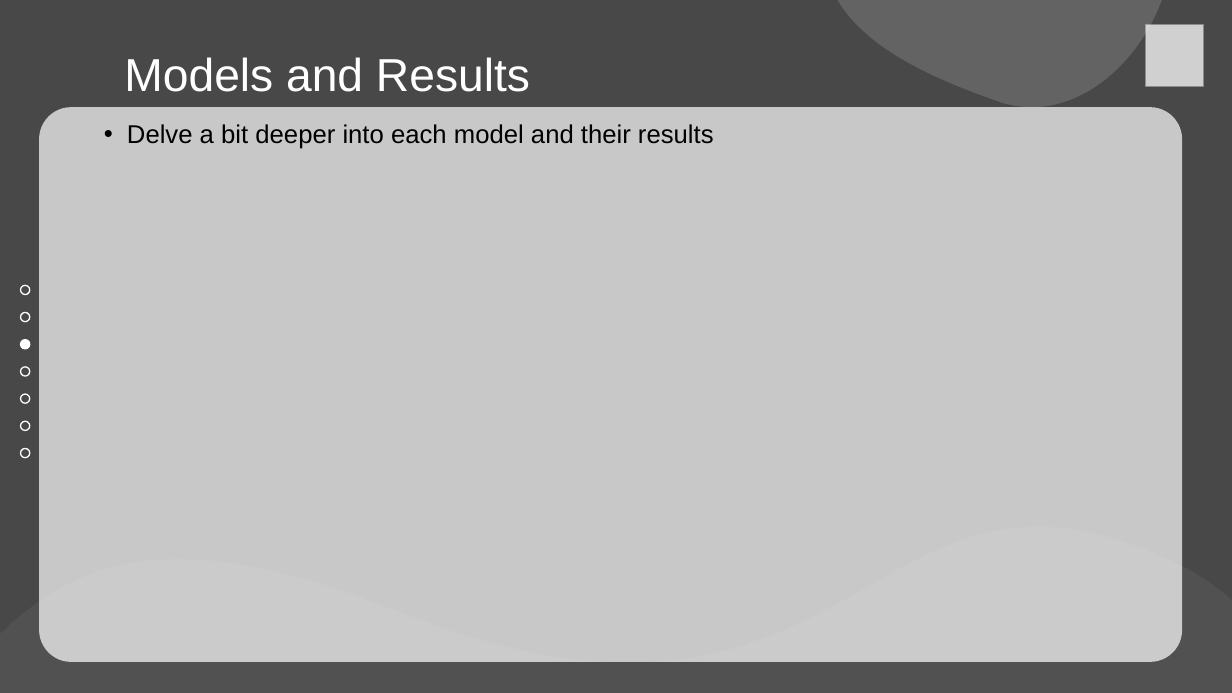
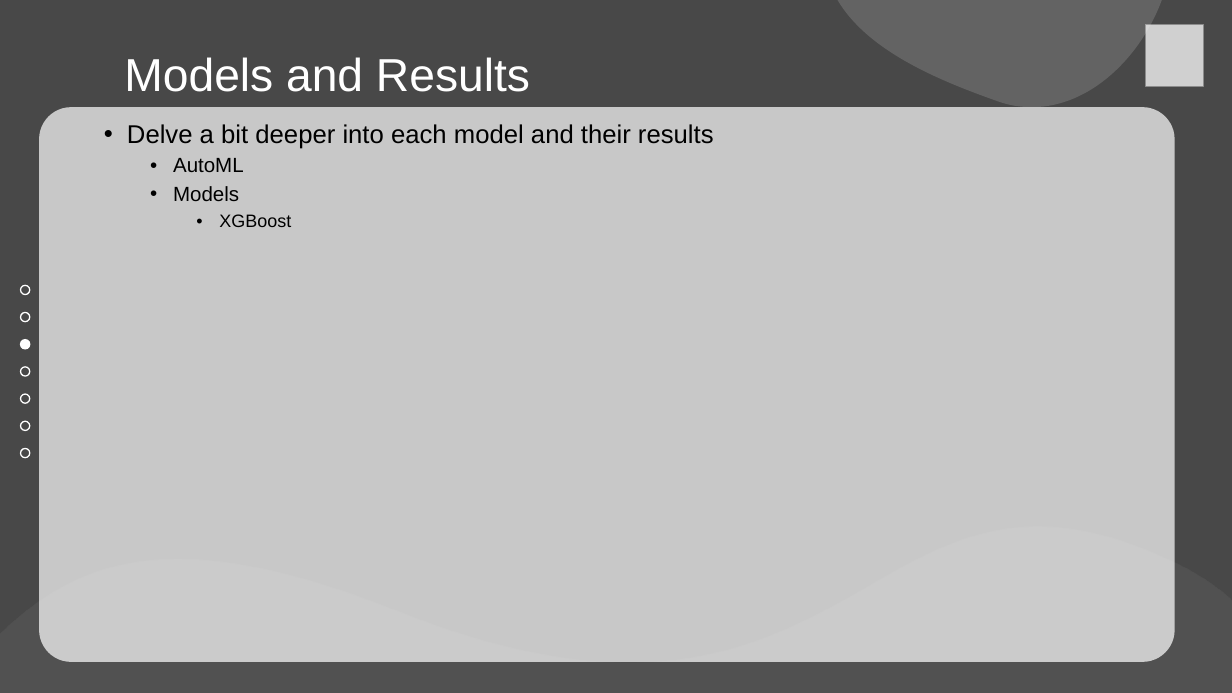
Before and after one commit to pnguyentangmcgill/Airbnb, a slide deck: slide 8 of Airbnb Presentation/Airbnb.pptx (slide 5 before the commit). Drawn at 1232x693 pixels with LibreOffice and Linux fonts; fonts in the diff are those of the drawing; grey boxes stand for pictures. Boxes give left, top, right and bottom in pixels: in the first picture for what was removed or moved away, otherwise in the second. Text is boxed around its words. In the diff, an @@ line names an element or a change of style, - is before the commit and + after.

```diff
--- a/Airbnb Presentation/Airbnb.pptx
+++ b/Airbnb Presentation/Airbnb.pptx
@@ text "Delve a bit deeper into ...": place and size @@
-text "Delve a bit deeper into ..." at (39,107,1182,662)
+text "Delve a bit deeper into ..." at (39,107,1175,662)
@@ text at (173,158,291,227): paragraphs added @@
+    • AutoML
+    • Models
+      • XGBoost
```
Also in this commit, not shown: 8 other slides changed, 4 slides added.
